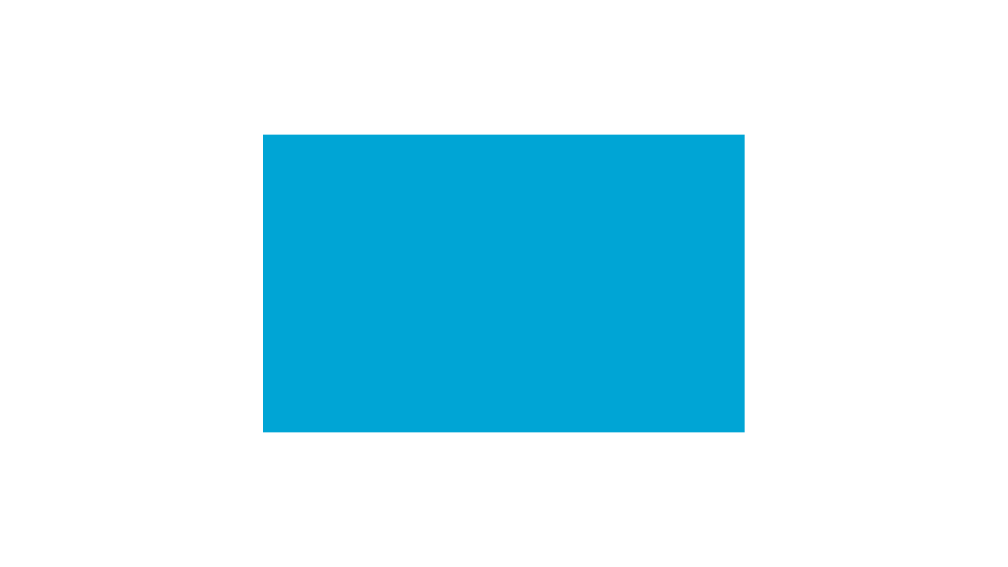
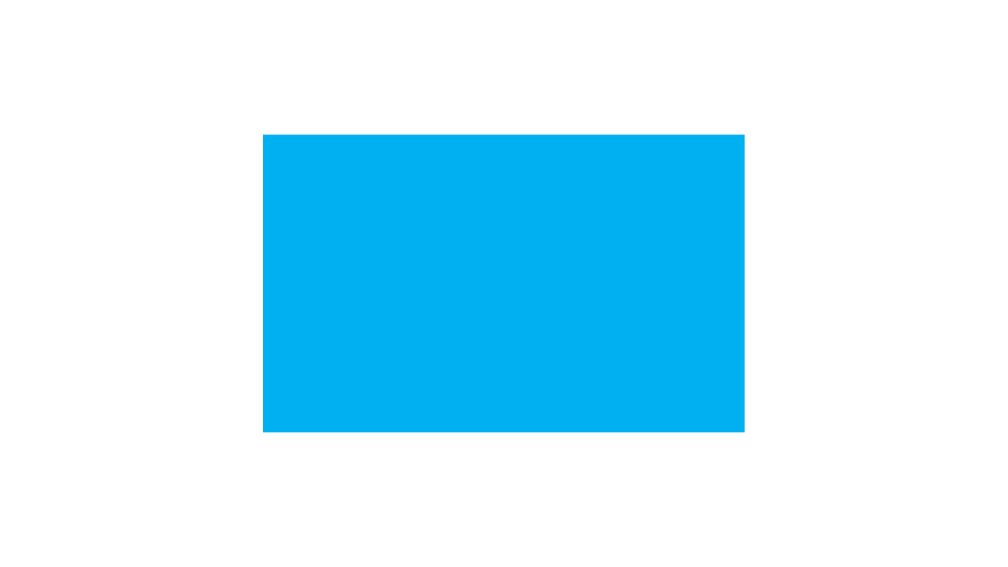
Before and after one commit to mtt-colloquium/mtt-colloquium.github.io, a slide deck: slide 3 of Website pic standardization.pptx. Drawn at 1008x567 pixels with LibreOffice and Linux fonts; fonts in the diff are those of the drawing. Boxes give left, top, right and bottom in pixels: in the first picture for what was removed or moved away, otherwise in the second. Text is boxed around its words. In the diff, an @@ line names an element or a change of style, - is before the commit and + after.

```diff
--- a/Website pic standardization.pptx
+++ b/Website pic standardization.pptx
@@ rectangle at [263, 135, 745, 433]: fill #00A5D5 to #00B0F0 @@
```
Also in this commit, not shown: 4 other files.
